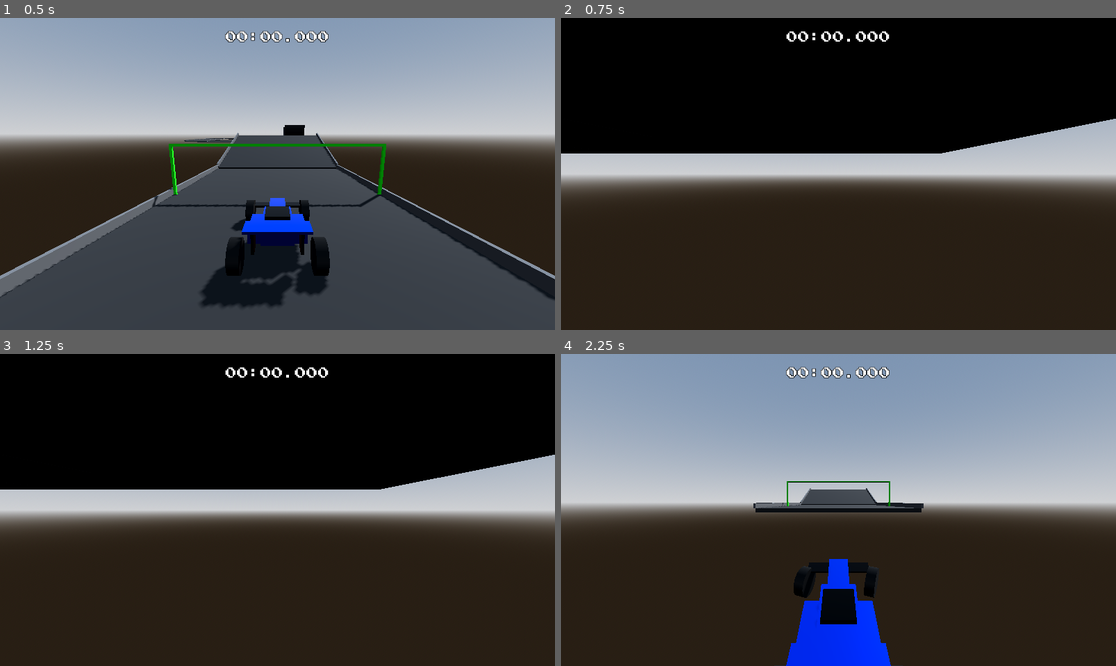
Above: before the commit, frames 1-4 (two rows, left to right).
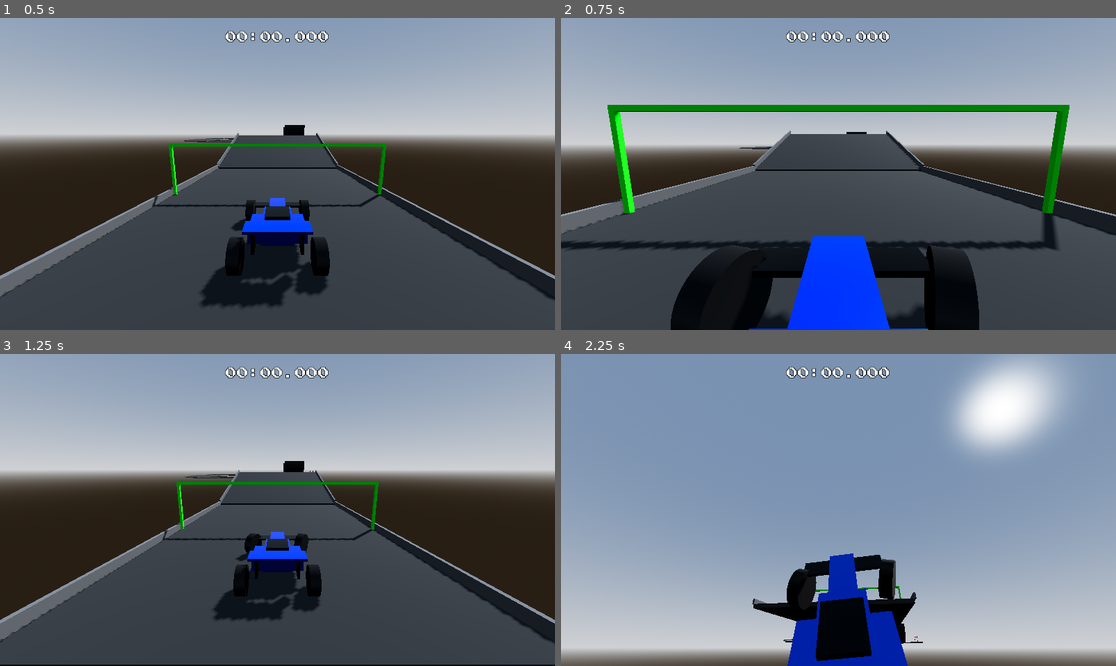
Above: after the commit, the same moments.

Repository: JosePedroDias/godot-trial-maniac
Game: Godot game, scene res://scenes/track1.tscn
Two runs of this game, one before a commit and one after it. Both use one fixed random seed, a clock stepped at 60 frames per second and the inputs below.
Inputs:
- Up to frame 1 (0.5 s): no input
- Up to frame 2 (0.75 s): hold Right (ui_right) from 0.53 s (still down); hold T from 0.53 s (still down)
- Up to frame 3 (1.25 s): keep holding Right (ui_right); keep holding T; tap 1 at 0.8 s
- Up to frame 4 (2.25 s): release Right (ui_right) at 1.28 s; release T at 1.28 s; hold Down (ui_down) 1.28-2.03 s; tap 1 at 1.35 s; tap 0 at 1.55 s; hold Right (ui_right) from 2.03 s (still down); hold 0 from 2.03 s (still down)

Frame 1 is identical in both runs. In frame 2, 95% of the frame differs, in the area x 0-100%, y 0-100%; in frame 3, 89%; in frame 4, 78%.

Commit message:
0 toggles fullscreen; key handling had to be moved to game manager

Diff:
--- a/scripts/game_manager.gd
+++ b/scripts/game_manager.gd
@@ -47,6 +47,42 @@
 		race_time = (Time.get_ticks_msec() / 1000.0) - start_time
 		time_updated.emit(race_time)
 
+	_handle_global_input()
+
+func _handle_global_input():
+	if Input.is_key_pressed(KEY_T):
+		if not _key_states.get(KEY_T, false):
+			reset_race()
+		_key_states[KEY_T] = true
+	else:
+		_key_states[KEY_T] = false
+
+	if Input.is_key_pressed(KEY_1):
+		if not _key_states.get(KEY_1, false):
+			toggle_sfx()
+		_key_states[KEY_1] = true
+	else:
+		_key_states[KEY_1] = false
+
+	if Input.is_key_pressed(KEY_0):
+		if not _key_states.get(KEY_0, false):
+			_toggle_fullscreen()
+		_key_states[KEY_0] = true
+	else:
+		_key_states[KEY_0] = false
+
+	if Input.is_key_pressed(KEY_ESCAPE):
+		get_tree().quit()
+
+var _key_states = {}
+
+func _toggle_fullscreen():
+	var mode = DisplayServer.window_get_mode()
+	if mode == DisplayServer.WINDOW_MODE_FULLSCREEN or mode == DisplayServer.WINDOW_MODE_EXCLUSIVE_FULLSCREEN:
+		DisplayServer.window_set_mode(DisplayServer.WINDOW_MODE_WINDOWED)
+	else:
+		DisplayServer.window_set_mode(DisplayServer.WINDOW_MODE_FULLSCREEN)
+
 func format_time(time_seconds: float) -> String:
 	var minutes = int(time_seconds / 60)
 	var seconds = int(time_seconds) % 60
--- a/scripts/hud.gd
+++ b/scripts/hud.gd
@@ -26,22 +26,4 @@
 			timer_label.text = "00:00.000"
 
 func _process(_delta):
-	var gm = get_node_or_null("/root/GameManager")
-	if not gm: return
-
-	# Handle raw keys for specific requirements
-	if Input.is_key_label_pressed(KEY_1) and _just_pressed_key(KEY_1):
-		gm.toggle_sfx()
-
-	if Input.is_key_label_pressed(KEY_T) and _just_pressed_key(KEY_T):
-		gm.reset_race()
-
-	if Input.is_action_just_pressed("ui_cancel"):
-		get_tree().quit()
-
-var _key_states = {}
-func _just_pressed_key(key):
-	var cur = Input.is_key_label_pressed(key)
-	var prev = _key_states.get(key, false)
-	_key_states[key] = cur
-	return cur and not prev
+	pass
Not shown, changed: README.md
